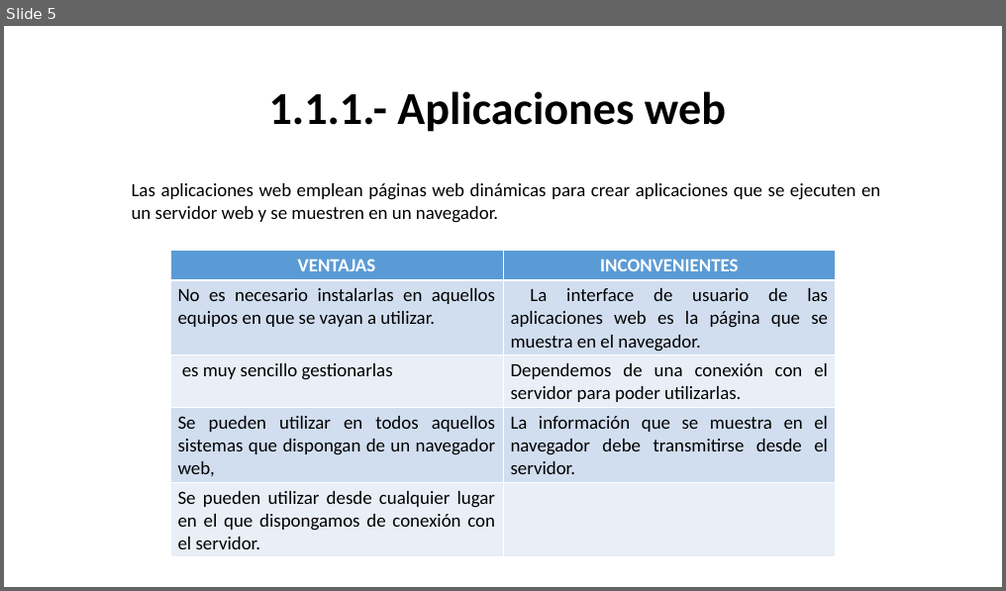
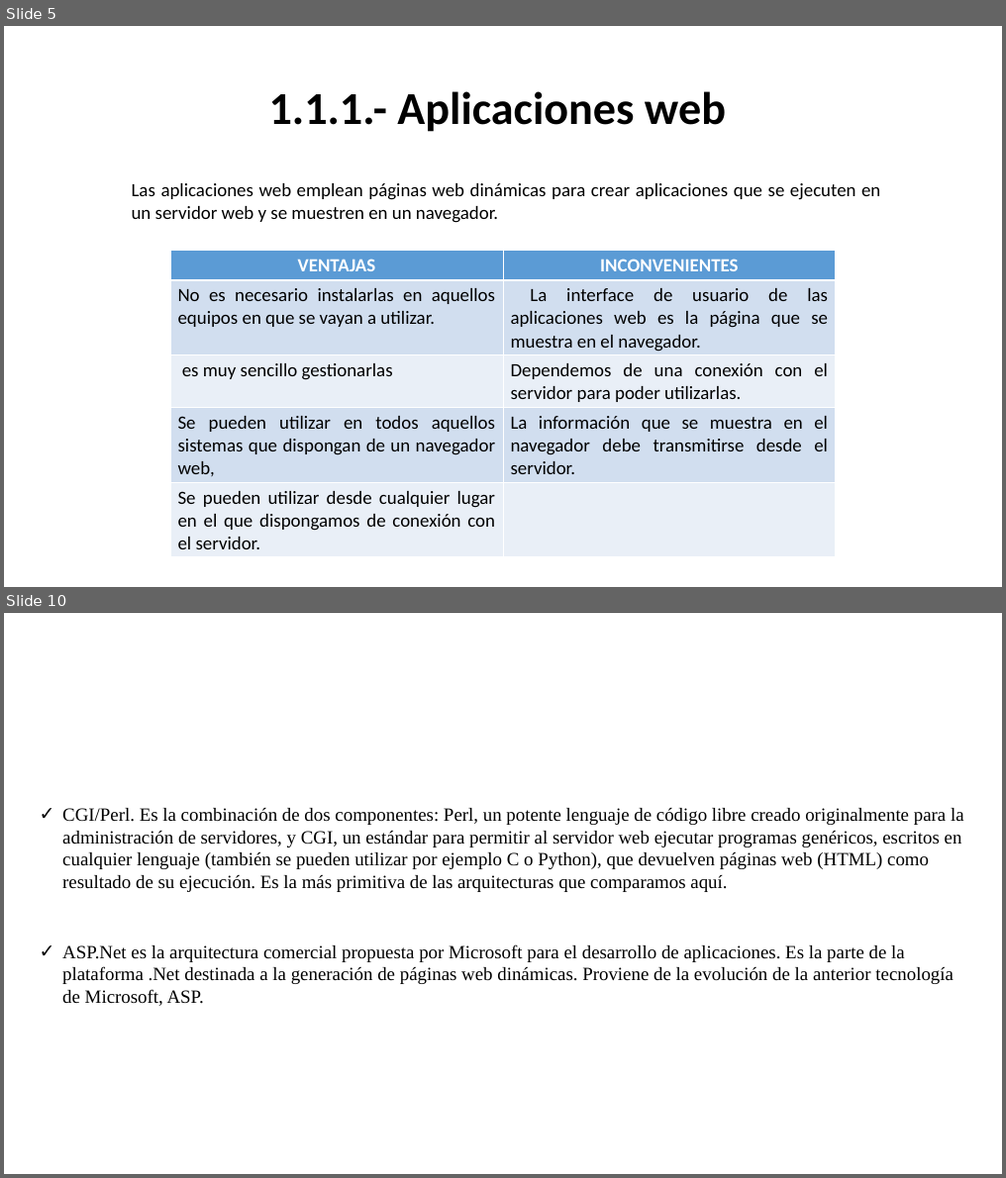
Before and after one commit to raulopsanch/DAW2, a slide deck: Desarrollo web en entorno servidor/Tema_01/Ejercicios/Raúl_Lòpez_Sánchez_Tarea_Tema_1.pptx. Shown one above the other, each under a label of ours: slide 5 before the commit, slides 5 and 10 after it; the slides between them are not shown. The pictures are 1006x591 and 1006x1178 pixels, drawn with LibreOffice and Linux fonts; fonts in the diff are those of the drawing. Boxes give left, top, right and bottom in pixels: in the first picture for what was removed or moved away, otherwise in the second. Text is boxed around its words. In the diff, an @@ line names an element or a change of style, - is before the commit and + after.

```diff
--- a/Desarrollo web en entorno servidor/Tema_01/Ejercicios/Raúl_Lòpez_Sánchez_Tarea_Tema_1.pptx
+++ b/Desarrollo web en entorno servidor/Tema_01/Ejercicios/Raúl_Lòpez_Sánchez_Tarea_Tema_1.pptx
@@ slide 10 added at box(4, 613, 1002, 1174), background #FFFFFF @@
@@ text added at box(62, 808, 964, 1006), 18 pt, text #000000 @@
+✓ CGI/Perl. Es la combinación de dos componentes: Perl, un potente lenguaje de código libre creado originalmente para la administración de servidores, y CGI, un estándar para permitir al servidor web ejecutar programas genéricos, escritos en cualquier lenguaje (también se pueden utilizar por ejemplo C o Python), que devuelven páginas web (HTML) como resultado de su ejecución. Es la más primitiva de las arquitecturas que comparamos aquí.
+✓ ASP.Net es la arquitectura comercial propuesta por Microsoft para el desarrollo de aplicaciones. Es la parte de la plataforma .Net destinada a la generación de páginas web dinámicas. Proviene de la evolución de la anterior tecnología de Microsoft, ASP.
```
Also in this commit, not shown: 1 slide changed, 7 other slides added.
